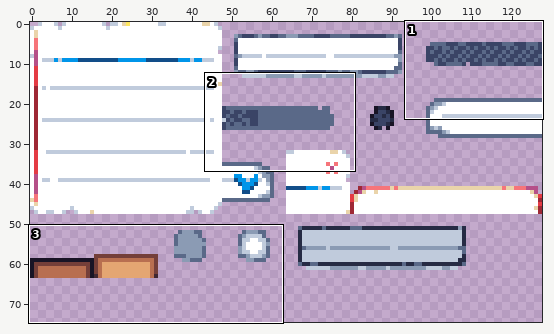
File history of a sprite sheet, wingrid/assets/art/tiles/tiles_paper.png. The picture above shows the old version from afar; the outline marks the close-up.
Close-up. Before:
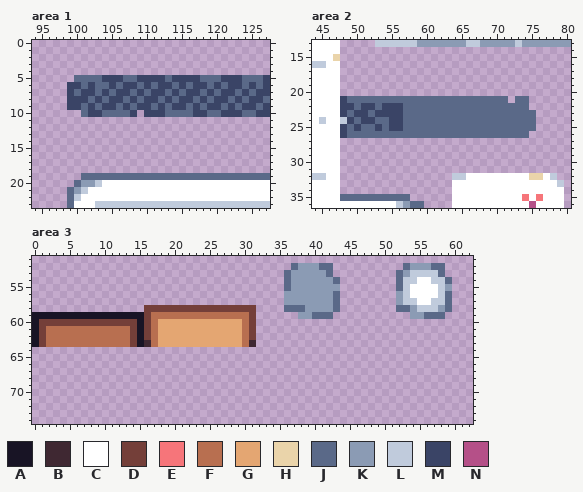
The file is 128x128 pixels. Shown: area 1: x 94..127, y 0..23; area 2: x 44..80, y 13..36; area 3: x 0..62, y 51..74. The wide view leaves out empty margins.
Palette (. is transparent): A #181425  B #3f2832  C #ffffff  D #743f39  E #f6757a  F #b86f50  G #e4a672  H #ead4aa  J #5a6988  K #8b9bb4  L #c0cbdc  M #3a4466  N #b55088
Pixels before, area 1, first column x 99:
 5 .JJJJMMMJJMMMMJMMMMJJJMMMJJJM
 6 MMJMJJMJMMJMJMMJMJMMJMJMMJMJM
 7 MJMMJMJMMJMJMMJMJMMJMJMMJMJMM
 8 MMMJMJMMJMJMMJMJMMJMJMMJMJMMJ
 9 MMJMJMMJMJMMJMJMMJMJMMJMJMMJM
10 ..JMMJJJJM.MMMJJJJMMJJMMMJJMM
11 .............................
12 .............................
13 .............................
14 .............................
15 .............................
16 .............................
17 .............................
18 .............................
19 ..JJJJJJJJJJJJJJJJJJJJJJJJJJJ
20 .JKKLCCCCCCCCCCCCCCCCCCCCCCCC
21 JKLCCCCCCCCCCCCCCCCCCCCCCCCCC
22 JLCCCCCCCCCCCCCCCCCCCCCCCCCCC
23 JCCCLLLLLLLLLLLLLLLLLLLLLLLLL
Pixels before, area 2, first column x 44:
13 CCCC.....LLLLLLKKKKKKKLLKKKKKLKKKKKKK
14 CCCC.................................
15 CCCH.................................
16 LLCC.................................
17 CCCC.................................
18 CCCC.................................
19 CCCC.................................
20 CCCC.................................
21 CCCCMJJJJJJJJJJJJJJJJJJJJJJJ.JJ......
22 CCCCMMJMMJMMMJJJJJJJJJJJJJJJJJJ......
23 CCCCMJMMJMMMMJJJJJJJJJJJJJJJJJJJ.....
24 CLCCLMJMMJJMMJJJJJJJJJJJJJJJJJJJ.....
25 CCCCMJMJJMJMMJJJJJJJJJJJJJJJJJJJ.....
26 CCCCMJJJJJJJJJJJJJJJJJJJJJJJJJJ......
27 CCCC.................................
28 CCCC.................................
29 CCCC.................................
30 CCCC.................................
31 CCCC.................................
32 LLCC................LLCCCCCCCCCHHCL..
33 CCCC................CCCCCCCCCCCCCCCL.
34 CCCC................CCCCCCCCCCCCCCCC.
35 CCCCJJJJJJJJJJ......CCCCCCCCCCECECCC.
36 CCCCCCCCCCCCLKJJ....CCCCCCCCCCCNCCCC.
Pixels before, area 3, first column x 0:
52 .....................................JKKKJJ..........JKKKJJ.
53 ....................................JKKKKKJ.........JKLLLLJ.
54 ....................................JKKKKKKJ........JLLCCLLJ
55 ....................................JKKKKKKK........JLCCCCLK
56 ....................................KKKKKKKJ........KLCCCCLJ
57 ....................................KKKKKKKJ........KLLCCLLJ
58 ................DDDDDDDDDDDDDDDD....JJJKKKKJ........JJKLLLKJ
59 AAAAAAAAAAAAAAAADFFFFFFFFFFFFFFD......KKJJJ...........KKJJJ.
60 ADDDDDDDDDDDDDDADFGGGGGGGGGGGGFD............................
61 ADFFFFFFFFFFFFDADFGGGGGGGGGGGGFD............................
62 ADFFFFFFFFFFFFDADFGGGGGGGGGGGGFD............................
63 ADFFFFFFFFFFFFDABFGGGGGGGGGGGGFB............................
The same view after the edit:
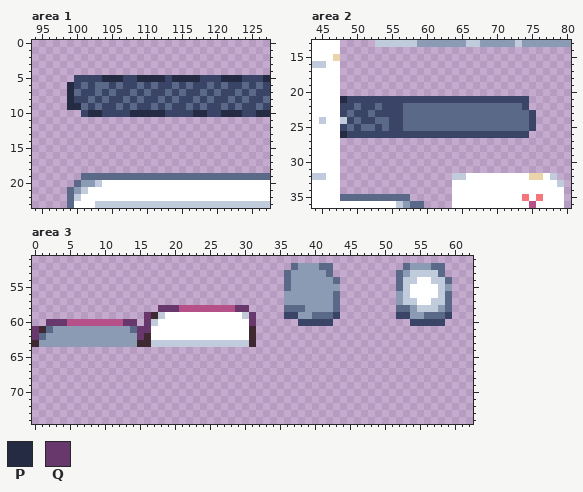
Colours new in this view: P #262b44  Q #68386c
Difference:
Area 1:
The edit turns colour J into colour M in row 5 at x 100 to 103, 107 to 108, 113, 118 to 120 and 124 to 126; in row 10 at x 101, 104 to 107, 113 to 116, 119 to 120 and 124 to 125.
There is now colour P in row 10 at x 109.
The edit turns colour M into colour P in row 5 at x 104 to 106, 109 to 112, 114 to 117, 121 to 123 and 127; in rows 6 to 8 at x 99; in row 9 at x 99 to 100; in row 10 at x 102 to 103, 108, 110 to 112, 117 to 118, 121 to 123 and 126 to 127.
Area 2:
There is now colour M in row 21 at x 72.
The edit turns colour J into colour M in row 21 at x 49 to 71 and 73 to 74; in row 22 at x 74; in rows 23 to 25 at x 75; in row 26 at x 49 to 74.
The edit turns colour M into colour P in row 21 at x 48; in row 26 at x 48.
Area 3:
The edit turns colour A into colour B in row 63 at x 0 and 15.
The edit turns colour D into colour B in row 61 at x 1 and 31; in row 62 at x 16 and 31.
The edit turns colour F into colour B in row 59 at x 17.
The edit turns colour F into colour C in row 59 at x 19 to 29; in row 60 at x 30; in rows 61 to 62 at x 17 and 30.
The edit turns colour G into colour C in rows 60 to 62 at x 18 to 29.
The edit turns colour D into colour J in row 61 at x 14; in row 62 at x 1.
The edit turns colour F into colour J in row 61 at x 2.
The edit turns colour D into colour K in row 62 at x 14; in row 63 at x 1 and 14.
The edit turns colour F into colour K in row 61 at x 3 to 13; in rows 62 to 63 at x 2 to 13.
The edit turns colour F into colour L in row 59 at x 18 and 30; in row 60 at x 17; in row 63 at x 17 and 30.
The edit turns colour G into colour L in row 63 at x 18 to 29.
There is now colour M in row 59 at x 36 to 37, 43, 52 to 53 and 59; in row 60 at x 38 to 42 and 54 to 58.
The edit turns colour D into colour N in row 58 at x 21 to 28; in row 60 at x 5 to 12.
The edit turns colour A into colour Q in rows 61 to 62 at x 0 and 15.
The edit turns colour D into colour Q in row 58 at x 18 to 20 and 29 to 30; in row 59 at x 16 and 31; in row 60 at x 2 to 4, 13 to 14, 16 and 31; in row 61 at x 16.
The edit erases colour A in row 59 at x 0 to 15; in row 60 at x 0 and 15.
The edit erases colour D in row 58 at x 16 to 17 and 31; in row 60 at x 1.
Changed places in both close-ups, as pixel boxes (x1, y1, x2, y2):
changed: (67, 75, 270, 117)
changed: (340, 96, 536, 138)
changed: (32, 305, 256, 347)
added: (284, 312, 340, 326)
added: (396, 312, 452, 326)
